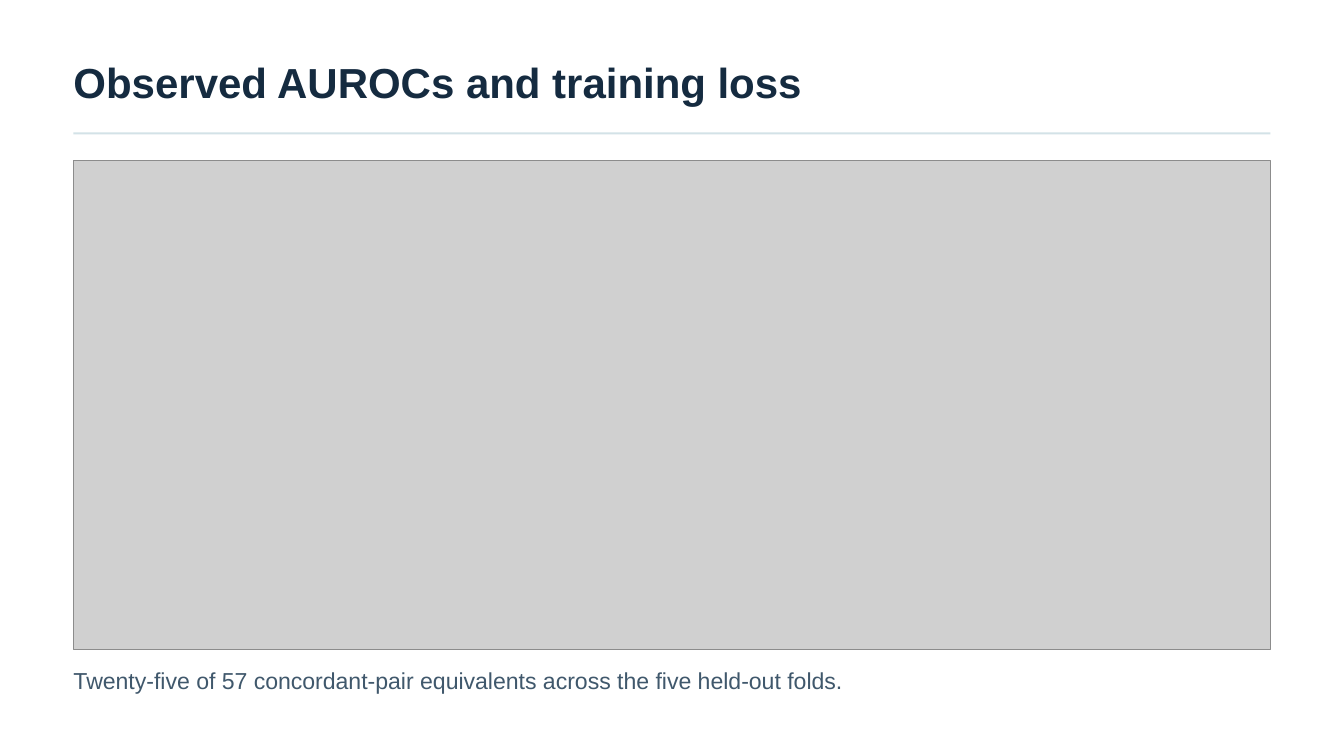
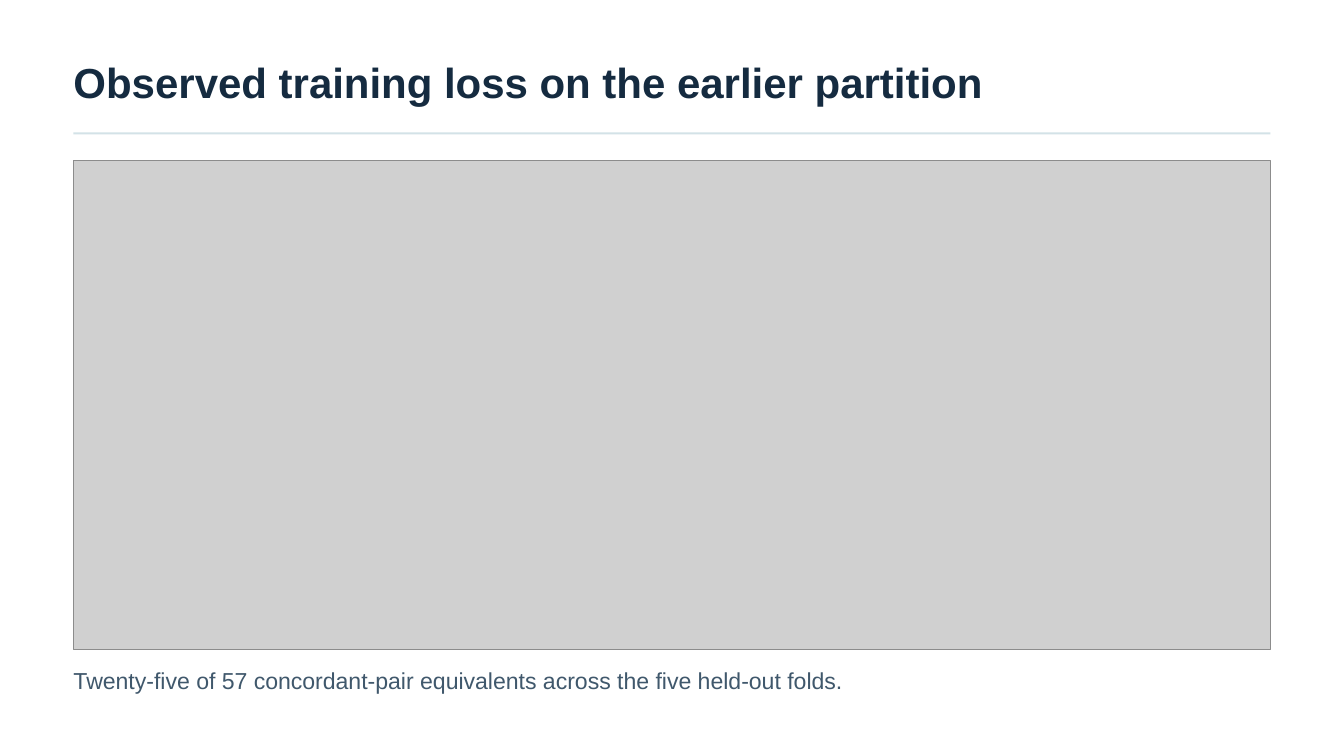
Before and after one commit to MateenahJAHAN/Final_Deliverable_DeepTCRResearch_Mateenah_Jahan_CSIR, a slide deck: slide 4 of results/DeepTCR_Results_Presentation.pptx (slide 3 before the commit). Drawn at 1344x756 pixels with LibreOffice and Linux fonts; fonts in the diff are those of the drawing; grey boxes stand for pictures. Boxes give left, top, right and bottom in pixels: in the first picture for what was removed or moved away, otherwise in the second. Text is boxed around its words. In the diff, an @@ line names an element or a change of style, - is before the commit and + after.

```diff
--- a/results/DeepTCR_Results_Presentation.pptx
+++ b/results/DeepTCR_Results_Presentation.pptx
@@ text at [73, 67, 983, 107]: text changed @@
-Observed AUROCs and training loss
+Observed training loss on the earlier partition
```
Also in this commit, not shown: 2 other slides changed, 1 slide added, 13 other files.
